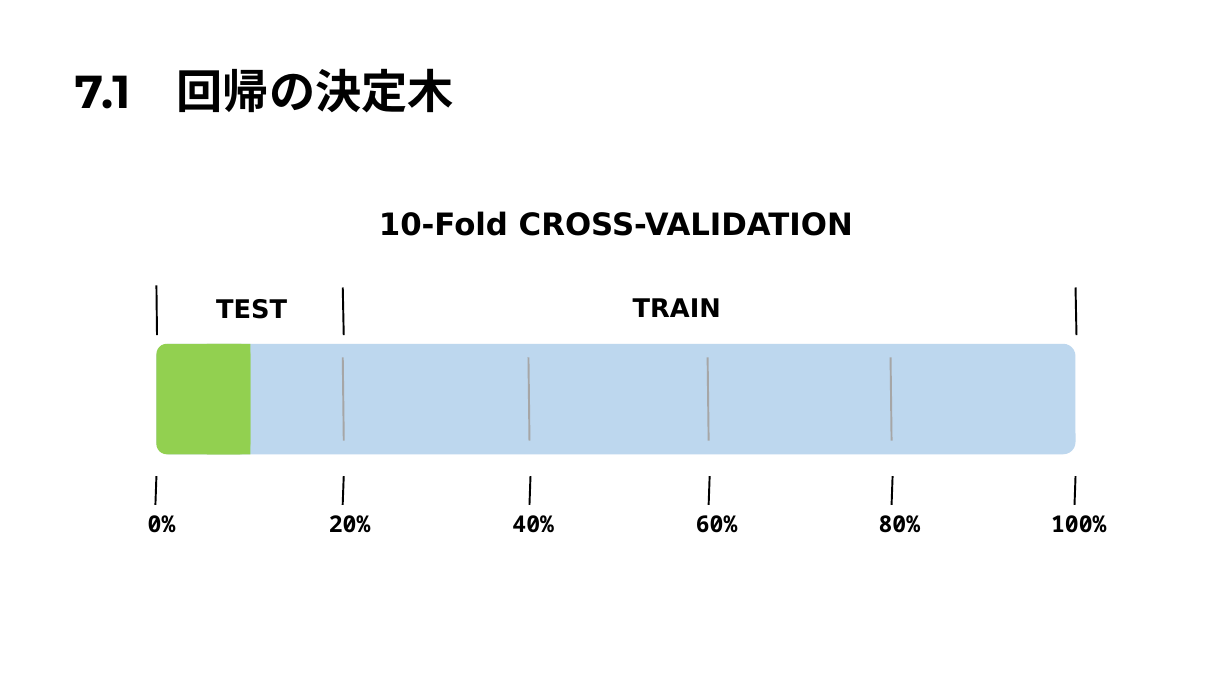
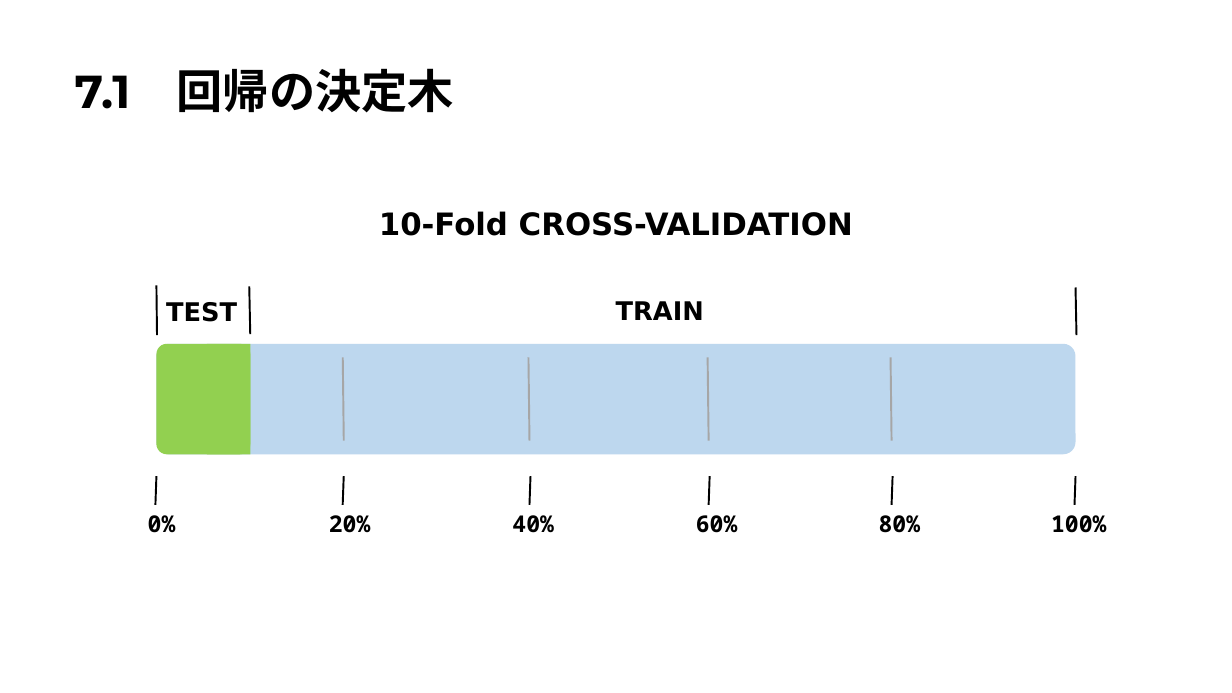
Before and after one commit to Harrry1206/-Graduation-research2, a slide deck: slide 8 of 第7章決定木.pptx. Drawn at 1232x693 pixels with LibreOffice and Linux fonts; fonts in the diff are those of the drawing. Boxes give left, top, right and bottom in pixels: in the first picture for what was removed or moved away, otherwise in the second. Text is boxed around its words. In the diff, an @@ line names an element or a change of style, - is before the commit and + after.

```diff
--- a/第7章決定木.pptx
+++ b/第7章決定木.pptx
@@ text "TEST": place and size @@
-text "TEST" at <box>216,299,287,319</box>
+text "TEST" at <box>166,302,237,322</box>
@@ line moved from (343, 287) - (344, 335) to (250, 287) - (250, 335) @@
@@ text "TRAIN": place and size @@
-text "TRAIN" at <box>633,298,721,317</box>
+text "TRAIN" at <box>616,301,704,320</box>
```
Also in this commit, not shown: 2 other slides changed, 5 slides added, 3 slides removed, 1 other file.
